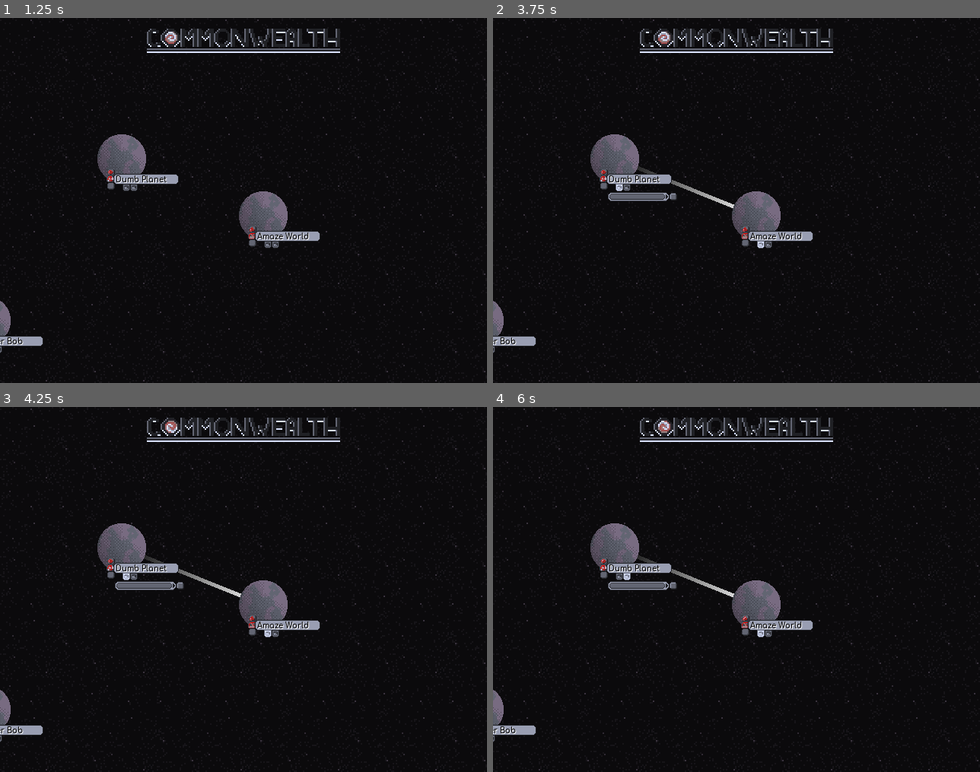
Above: before the commit, frames 1-4 (two rows, left to right).
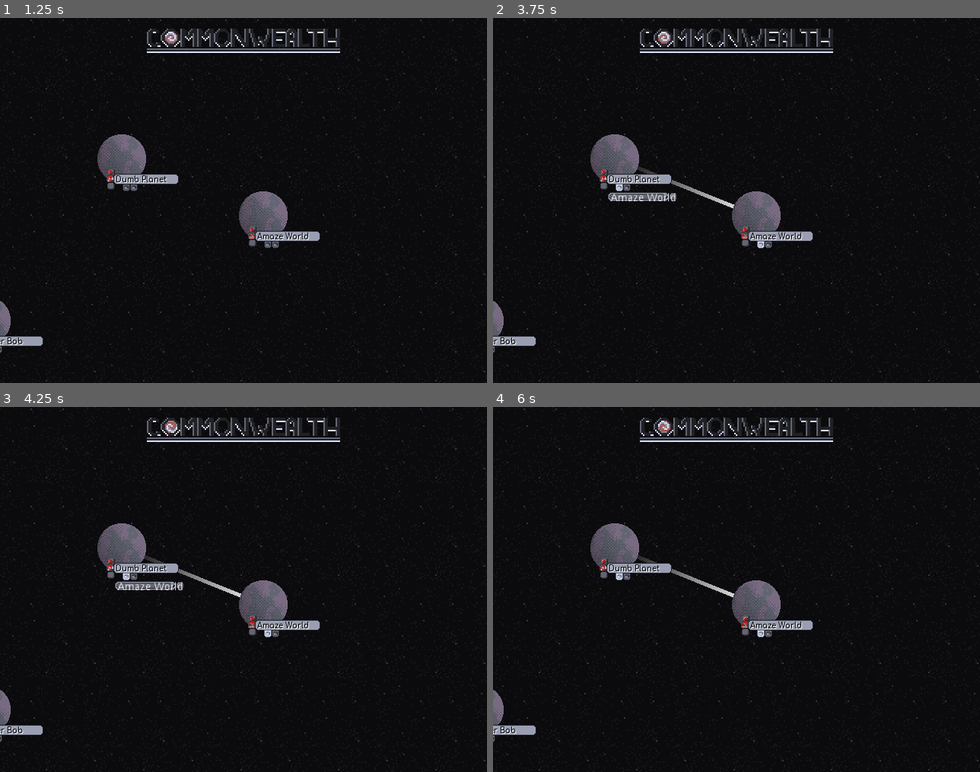
Above: after the commit, the same moments.

Repository: HumansAreHumans/CommonWealthGodot
Game: Godot game, scene res://scene/Main.tscn
Two runs of this game, one before a commit and one after it. Both use one fixed random seed, a clock stepped at 60 frames per second and the inputs below.
Inputs (mouse positions are in pixels of both pictures, inside the frame that each line leads up to):
- Up to frame 1 (1.25 s): tap Enter at 0.5 s; move the mouse to (262, 215) at 0.52 s; click (262, 215) at 0.67 s
- Up to frame 2 (3.75 s): tap Space at 1.25 s; move the mouse to (760, 244) at 1.27 s; click (760, 244) at 1.42 s; move the mouse to (770, 244) at 2.02 s; click (770, 244) at 2.17 s; move the mouse to (614, 160) at 2.77 s; click (614, 160) at 2.92 s; tap Enter at 3.5 s; move the mouse to (619, 189) at 3.52 s; click (619, 189) at 3.67 s
- Up to frame 3 (4.25 s): no input
- Up to frame 4 (6 s): move the mouse to (673, 585) at 4.27 s; click (673, 585) at 4.42 s; move the mouse to (673, 578) at 5.02 s; click (673, 578) at 5.17 s; move the mouse to (624, 578) at 5.77 s; click (624, 578) at 5.92 s

Frame 1 is identical in both runs. In frame 2, 0.1% of the frame differs, in the area x 24-38%, y 47-51%; in frame 3, 0.1%; in frame 4, 0.4%, in the area x 23-38%, y 45-51%.

Commit message:
got resource updating through gui working

Diff:
--- a/scene/ChangeResourceHUD.tscn
+++ b/scene/ChangeResourceHUD.tscn
@@ -92,7 +92,7 @@
 "speed": 5.0
 } ]
 
-[node name="ChangeResourceHUD" type="Sprite"]
+[node name="ChangeResourceHUD" type="Sprite" index="0"]
 
 texture = ExtResource( 1 )
 script = ExtResource( 2 )
@@ -240,3 +240,13 @@
 shape = SubResource( 2 )
 
 [connection signal="input_event" from="r1/Area2D" to="." method="_on_Area2D_input_event" binds= [ "r1" ]]
+
+[connection signal="input_event" from="u1/Area2D" to="." method="_on_Area2D_input_event" binds= [ "u1" ]]
+
+[connection signal="input_event" from="r2/Area2D" to="." method="_on_Area2D_input_event" binds= [ "r2" ]]
+
+[connection signal="input_event" from="u2/Area2D" to="." method="_on_Area2D_input_event" binds= [ "u2" ]]
+
+[connection signal="input_event" from="r3/Area2D" to="." method="_on_Area2D_input_event" binds= [ "r3" ]]
+
+[connection signal="input_event" from="u3/Area2D" to="." method="_on_Area2D_input_event" binds= [ "u3" ]]
--- a/scene/GatewayInfoHUD.tscn
+++ b/scene/GatewayInfoHUD.tscn
@@ -1,8 +1,33 @@
-[gd_scene load_steps=6 format=2]
+[gd_scene load_steps=31 format=2]
 
 [ext_resource path="res://art/planet_hud/planet_hud11.png" type="Texture" id=1]
 [ext_resource path="res://script/GatewayInfoHUD.gd" type="Script" id=2]
-[ext_resource path="res://scene/ChangeResourceHUD.tscn" type="PackedScene" id=3]
+[ext_resource path="res://art/resources/resource13.png" type="Texture" id=3]
+[ext_resource path="res://art/resources/resource14.png" type="Texture" id=4]
+[ext_resource path="res://art/resources/resource15.png" type="Texture" id=5]
+[ext_resource path="res://art/resources/resource34.png" type="Texture" id=6]
+[ext_resource path="res://art/resources/resource35.png" type="Texture" id=7]
+[ext_resource path="res://art/resources/resource36.png" type="Texture" id=8]
+[ext_resource path="res://art/resources/resource37.png" type="Texture" id=9]
+[ext_resource path="res://art/resources/resource28.png" type="Texture" id=10]
+[ext_resource path="res://art/resources/resource29.png" type="Texture" id=11]
+[ext_resource path="res://art/resources/resource30.png" type="Texture" id=12]
+[ext_resource path="res://art/resources/resource31.png" type="Texture" id=13]
+[ext_resource path="res://art/resources/resource18.png" type="Texture" id=14]
+[ext_resource path="res://art/resources/resource19.png" type="Texture" id=15]
+[ext_resource path="res://art/resources/resource20.png" type="Texture" id=16]
+[ext_resource path="res://art/resources/resource21.png" type="Texture" id=17]
+[ext_resource path="res://art/resources/resource22.png" type="Texture" id=18]
+[ext_resource path="res://art/resources/resource23.png" type="Texture" id=19]
+[ext_resource path="res://art/resources/resource24.png" type="Texture" id=20]
+[ext_resource path="res://art/resources/resource25.png" type="Texture" id=21]
+[ext_resource path="res://art/resources/resource3.png" type="Texture" id=22]
+[ext_resource path="res://art/resources/resource4.png" type="Texture" id=23]
+[ext_resource path="res://art/resources/resource5.png" type="Texture" id=24]
+[ext_resource path="res://art/resources/resource8.png" type="Texture" id=25]
+[ext_resource path="res://art/resources/resource9.png" type="Texture" id=26]
+[ext_resource path="res://art/resources/resource10.png" type="Texture" id=27]
+[ext_resource path="res://scene/ChangeResourceHUD.tscn" type="PackedScene" id=28]
 
 [sub_resource type="SpriteFrames" id=2]
 
@@ -10,6 +35,36 @@
 "frames": [  ],
 "loop": true,
 "name": "default",
+"speed": 5.0
+}, {
+"frames": [ ExtResource( 3 ), ExtResource( 4 ), ExtResource( 5 ) ],
+"loop": true,
+"name": "r3",
+"speed": 5.0
+}, {
+"frames": [ ExtResource( 6 ), ExtResource( 7 ), ExtResource( 8 ), ExtResource( 9 ) ],
+"loop": true,
+"name": "u3",
+"speed": 5.0
+}, {
+"frames": [ ExtResource( 10 ), ExtResource( 11 ), ExtResource( 12 ), ExtResource( 13 ) ],
+"loop": true,
+"name": "u2",
+"speed": 5.0
+}, {
+"frames": [ ExtResource( 14 ), ExtResource( 15 ), ExtResource( 16 ), ExtResource( 17 ), ExtResource( 18 ), ExtResource( 19 ), ExtResource( 20 ), ExtResource( 21 ) ],
+"loop": true,
+"name": "u1",
+"speed": 5.0
+}, {
+"frames": [ ExtResource( 22 ), ExtResource( 23 ), ExtResource( 24 ) ],
+"loop": true,
+"name": "r1",
+"speed": 5.0
+}, {
+"frames": [ ExtResource( 25 ), ExtResource( 26 ), ExtResource( 27 ) ],
+"loop": true,
+"name": "r2",
 "speed": 5.0
 } ]
 
--- a/scene/Planet.tscn
+++ b/scene/Planet.tscn
@@ -104,3 +104,5 @@
 [connection signal="timeout" from="ProduceConsume" to="." method="_on_ProduceConsume_timeout"]
 
 [connection signal="timeout" from="GateTransfer" to="." method="_on_GateTransfer_timeout"]
+
+[connection signal="resource_selected" from="PlanetHUD" to="." method="_on_PlanetHUD_resource_selected"]
--- a/scene/PlanetHUD.tscn
+++ b/scene/PlanetHUD.tscn
@@ -87,3 +87,5 @@
 [node name="GatewayInfoHUD" parent="." index="5" instance=ExtResource( 8 )]
 
 visible = false
+
+[connection signal="resource_selected" from="GatewayInfoHUD" to="." method="_on_resource_selected"]
--- a/script/ChangeResourceHUD.gd
+++ b/script/ChangeResourceHUD.gd
@@ -9,5 +9,7 @@
 	pass
 
 func _on_Area2D_input_event( viewport, event, shape_idx, resource ):
-	if event is InputEventMouseButton and event.button_index == BUTTON_LEFT:
+	if event is InputEventMouseButton \
+	and event.button_index == BUTTON_LEFT \
+	and event.pressed:
 		emit_signal("resource_selected", resource)
--- a/script/GatewayInfoHUD.gd
+++ b/script/GatewayInfoHUD.gd
@@ -1,4 +1,20 @@
 extends Sprite
+
+signal resource_selected
+
+var current_planet_info = null
+
+func set_gateway_info(info):
+	if info == null:
+		return
+
+	current_planet_info = info
+	# Gate must have a destination
+	$DestinationName.set_text(info["dst"].PLANET_NAME)
+
+	# Gate optionally has a resource
+	if info["rsc"]:
+		$ResourceSent.play(info["rsc"])
 
 func _ready():
 	_hide_change_resource()
@@ -6,11 +22,14 @@
 	pass
 
 func _on_Area2D_input_event( viewport, event, shape_idx ):
-	if event is InputEventMouseButton and event.button_index == BUTTON_LEFT:
+	if event is InputEventMouseButton \
+	and event.button_index == BUTTON_LEFT \
+	and event.pressed:
 		_show_change_resource()
 
 func _set_resource_sent(resource):
 	$ResourceSent.play(resource)
+	emit_signal("resource_selected", resource, current_planet_info)
 	_hide_change_resource()
 
 func _show_change_resource():
--- a/script/Planet.gd
+++ b/script/Planet.gd
@@ -38,6 +38,19 @@
 	"u2": 0,
 	"u3": 0
 }
+
+func get_gate_info(destination):
+	if destination == null:
+		return
+
+	var idx = GATES.find(destination)
+	if idx == -1:
+		return
+
+	return {
+		"dst": destination,
+		"rsc": gate_transfers[idx]
+	}
 
 func take(unitType, amount):
 	units[unitType] += amount
@@ -116,3 +129,11 @@
 
 func _on_PlanetHUD_portal_link():
 	emit_signal("portal_link")
+
+func _on_PlanetHUD_resource_selected(resource, current_planet_info):
+	var gateidx = GATES.find(current_planet_info["dst"])
+	if gateidx == -1:
+		return
+
+	gate_transfers[gateidx] = resource
+	print("now transfering " + resource + " from " + current_planet_info["dst"].PLANET_NAME)
--- a/script/PlanetHUD.gd
+++ b/script/PlanetHUD.gd
@@ -1,6 +1,7 @@
 extends Node2D
 
 signal portal_link
+signal resource_selected
 
 # Takes node that the gate was added to, and the number of existing gates
 var GateButtons = []
@@ -36,9 +37,12 @@
 		$GatewayInfoHUD.hide()
 		return
 
-	#var gate = get_parent().GetGateTo(destination)
-	#if gate == null:
-	#	return
+	var gate_info = get_parent().get_gate_info(destination)
+	if gate_info == null:
+		return
 
-	#$GatewayInfoHUD.SetGatewayInf(gate)
+	$GatewayInfoHUD.set_gateway_info(gate_info)
 	$GatewayInfoHUD.show()
+
+func _on_resource_selected(resource, current_planet_info):
+	emit_signal("resource_selected", resource, current_planet_info)
--- a/script/PortalButton.gd
+++ b/script/PortalButton.gd
@@ -3,19 +3,20 @@
 var active = false
 signal select_gate
 
-var target_node
+var target_node = null
 func SetDestinationPlanet(node):
 	play("active")
 	target_node = node
 
 func _on_Area2D_mouse_entered():
-	play("active")
+#	play("active")
+	pass
 
 func _on_Area2D_mouse_exited():
-	play("used" if active else "unused")
+#	play("used" if active else "unused")
+	pass
 
 func _on_Area2D_input_event( viewport, event, shape_idx ):
 	if event is InputEventMouseButton and event.button_index == BUTTON_LEFT:
-		play("active")
-		if target_node != null:
-			emit_signal("select_gate", target_node)
+		#play("active")
+		emit_signal("select_gate", target_node)
Not shown: 1 places in scene/GatewayInfoHUD.tscn that only renumber resources
